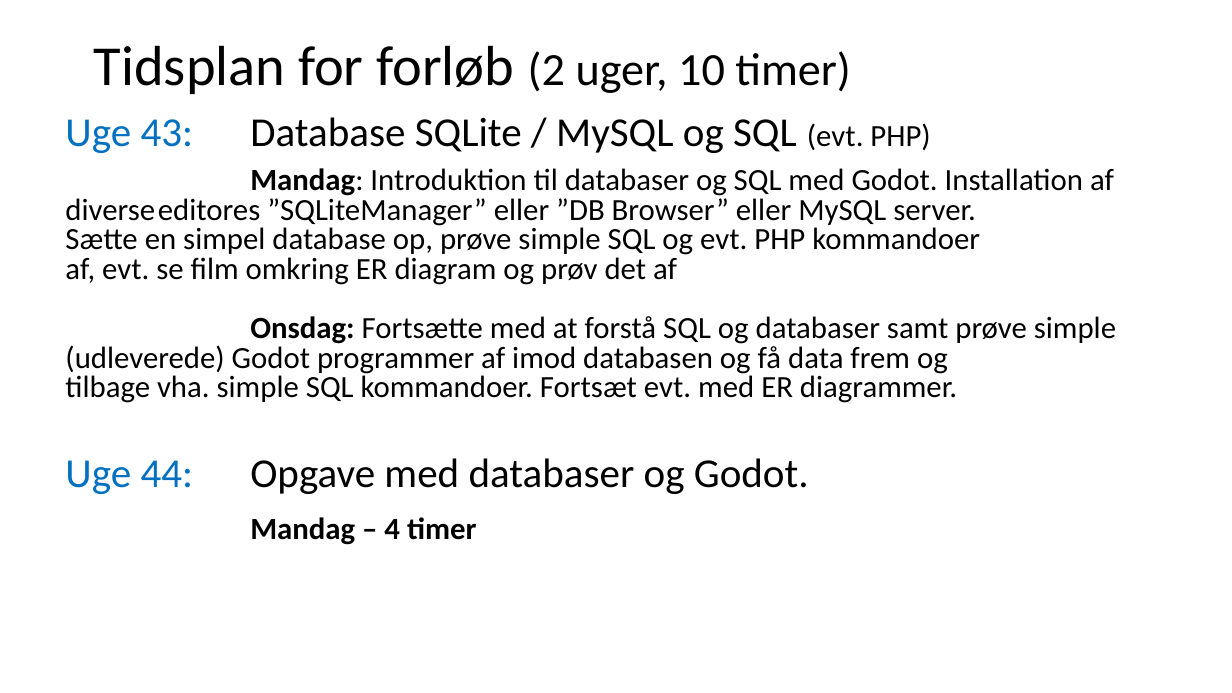
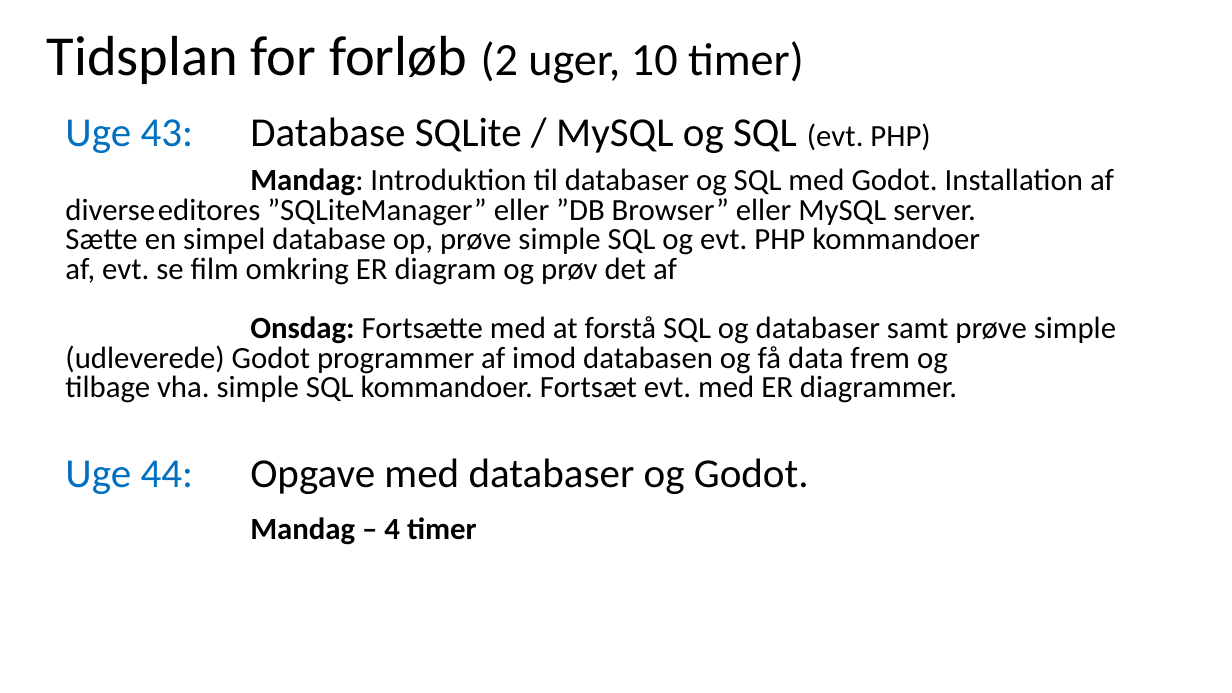
Before and after one commit to digitaltdesignlyngby/digitaltdesignlyngby.github.io, a slide deck: slide 2 of forlob6_database/Intro til databaser DDU 24_25.pptx. Drawn at 1232x693 pixels with LibreOffice and Linux fonts; fonts in the diff are those of the drawing. Boxes give left, top, right and bottom in pixels: in the first picture for what was removed or moved away, otherwise in the second. Text is boxed around its words. In the diff, an @@ line names an element or a change of style, - is before the commit and + after.

```diff
--- a/forlob6_database/Intro til databaser DDU 24_25.pptx
+++ b/forlob6_database/Intro til databaser DDU 24_25.pptx
@@ title "Tidsplan for forløb (2 uger, ...": place and size @@
-title "Tidsplan for forløb (2 uger, ..." at box(94, 45, 851, 94)
+title "Tidsplan for forløb (2 uger, ..." at box(47, 35, 804, 84)
```
Also in this commit, not shown: 1 other slide changed.
